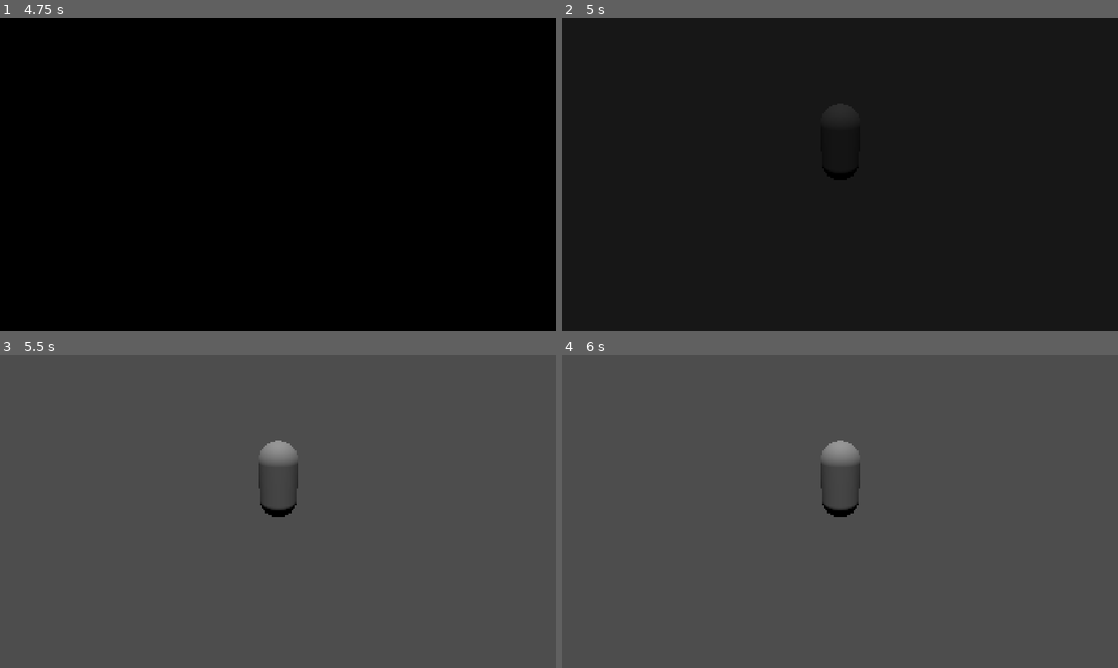
Above: before the commit, frames 1-4 (two rows, left to right).
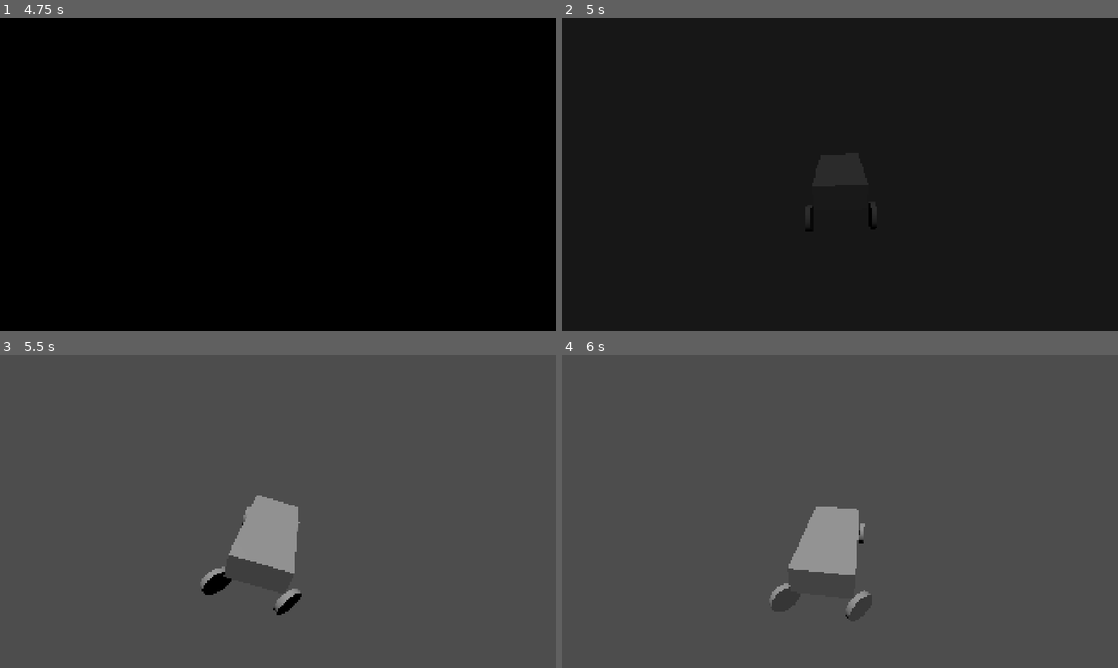
Above: after the commit, the same moments.

Repository: AldanaDiego/GameOff2025
Game: Godot game, scene res://scenes/main/scene_manager.tscn
Two runs of this game, one before a commit and one after it. Both use one fixed random seed, a clock stepped at 60 frames per second and the inputs below.
Inputs (mouse positions are in pixels of both pictures, inside the frame that each line leads up to):
- Up to frame 1 (4.75 s): tap Enter at 0.5 s; move the mouse to (400, 158) at 0.52 s; hold D (move_right) 0.53-1.28 s; tap Shift at 0.6, 3.6 s; click (400, 158) at 0.67 s; tap Space at 0.77, 1.52, 4.25, 4.52 s; move the mouse to (166, 190) at 1.27 s; hold S (move_down) 1.28-2 s; tap Ctrl at 1.35, 4.35 s; click "Start" at 2 s; click "Start" at 2.75 s; move the mouse to (333, 105) at 3.52 s; hold D (move_right) 3.53-4.28 s; move the mouse to (250, 237) at 4.27 s; hold W (move_up) from 4.28 s (still down); click (250, 237) at 4.42 s
- Up to frame 2 (5 s): keep holding W (move_up)
- Up to frame 3 (5.5 s): move the mouse to (444, 558) at 5.02 s; release W (move_up) at 5.03 s; hold A (move_left) from 5.03 s (still down); tap Shift at 5.1 s; tap Space at 5.27 s
- Up to frame 4 (6 s): keep holding A (move_left); move the mouse to (673, 464) at 5.77 s; tap Ctrl at 5.85 s

Frame 1 is identical in both runs. In frame 2, 0.3% of the frame differs, in the area x 46-54%, y 43-52%; in frame 3, 3.1%, in the area x 36-55%, y 27-84%; in frame 4, 2.8%.

Commit message:
Vehicle test

Diff:
--- a/project.godot
+++ b/project.godot
@@ -10,7 +10,7 @@
 
 [application]
 
-config/name="GodotTemplate"
+config/name="GameOff2025"
 run/main_scene="res://scenes/main/scene_manager.tscn"
 config/features=PackedStringArray("4.4", "GL Compatibility")
 config/icon="res://icon.svg"
--- a/scenes/game/game.tscn
+++ b/scenes/game/game.tscn
@@ -1,18 +1,24 @@
-[gd_scene load_steps=3 format=3 uid="uid://lsegrykfv1ap"]
+[gd_scene load_steps=4 format=3 uid="uid://lsegrykfv1ap"]
 
 [ext_resource type="Script" uid="uid://blaskxyf3wgol" path="res://scripts/game/game.gd" id="1_6eho4"]
+[ext_resource type="PackedScene" uid="uid://ih7uiwkwxfw" path="res://scenes/game/player.tscn" id="2_7h61r"]
 
-[sub_resource type="CapsuleMesh" id="CapsuleMesh_jnq3b"]
+[sub_resource type="BoxShape3D" id="BoxShape3D_7h61r"]
+size = Vector3(10, 0.5, 10)
 
 [node name="Game" type="Node3D"]
 script = ExtResource("1_6eho4")
-
-[node name="MeshInstance3D" type="MeshInstance3D" parent="."]
-transform = Transform3D(1, 0, 0, 0, 1, 0, 0, 0, 1, 0, 0.866344, 0)
-mesh = SubResource("CapsuleMesh_jnq3b")
 
 [node name="DirectionalLight3D" type="DirectionalLight3D" parent="."]
 transform = Transform3D(1, 0, 0, 0, 0.199761, 0.979845, 0, -0.979845, 0.199761, 0, 6.60092, 0)
 
 [node name="Camera3D" type="Camera3D" parent="."]
 transform = Transform3D(1, 0, 0, 0, 0.879483, 0.475931, 0, -0.475931, 0.879483, 0, 2.68025, 5.00432)
+
+[node name="Player" parent="." instance=ExtResource("2_7h61r")]
+
+[node name="Floor" type="StaticBody3D" parent="."]
+
+[node name="FloorCollision" type="CollisionShape3D" parent="Floor"]
+transform = Transform3D(1, 0, 0, 0, 1, 0, 0, 0, 1, 0, -0.25, 0)
+shape = SubResource("BoxShape3D_7h61r")
--- /dev/null
+++ b/scenes/game/player.tscn
@@ -0,0 +1,61 @@
+[gd_scene load_steps=5 format=3 uid="uid://ih7uiwkwxfw"]
+
+[ext_resource type="Script" uid="uid://dqud1a66373hr" path="res://scripts/game/player.gd" id="1_6w7gq"]
+
+[sub_resource type="BoxShape3D" id="BoxShape3D_6w7gq"]
+size = Vector3(1, 0.5, 2)
+
+[sub_resource type="BoxMesh" id="BoxMesh_dd427"]
+size = Vector3(1, 0.5, 2)
+
+[sub_resource type="CylinderMesh" id="CylinderMesh_u3rb4"]
+top_radius = 0.25
+bottom_radius = 0.25
+height = 0.1
+
+[node name="Player" type="VehicleBody3D"]
+script = ExtResource("1_6w7gq")
+
+[node name="CollisionShape3D" type="CollisionShape3D" parent="."]
+transform = Transform3D(1, 0, 0, 0, 1, 0, 0, 0, 1, 0, 0.7, 0)
+shape = SubResource("BoxShape3D_6w7gq")
+
+[node name="MeshInstance3D" type="MeshInstance3D" parent="."]
+transform = Transform3D(1, 0, 0, 0, 1, 0, 0, 0, 1, 0, 0.7, 0)
+mesh = SubResource("BoxMesh_dd427")
+
+[node name="VehicleWheel3D" type="VehicleWheel3D" parent="."]
+transform = Transform3D(1, 0, 0, 0, 1, 0, 0, 0, 1, 0.6, 0.25, 1)
+use_as_steering = true
+wheel_radius = 0.25
+
+[node name="MeshInstance3D" type="MeshInstance3D" parent="VehicleWheel3D"]
+transform = Transform3D(-4.37114e-08, -1, 0, 1, -4.37114e-08, 0, 0, 0, 1, 0, 0, 0)
+mesh = SubResource("CylinderMesh_u3rb4")
+
+[node name="VehicleWheel3D3" type="VehicleWheel3D" parent="."]
+transform = Transform3D(1, 0, 0, 0, 1, 0, 0, 0, 1, 0.6, 0.25, -1)
+use_as_traction = true
+wheel_radius = 0.25
+
+[node name="MeshInstance3D" type="MeshInstance3D" parent="VehicleWheel3D3"]
+transform = Transform3D(-4.37114e-08, -1, 0, 1, -4.37114e-08, 0, 0, 0, 1, 0, 0, 0)
+mesh = SubResource("CylinderMesh_u3rb4")
+
+[node name="VehicleWheel3D4" type="VehicleWheel3D" parent="."]
+transform = Transform3D(1, 0, 0, 0, 1, 0, 0, 0, 1, -0.6, 0.25, -1)
+use_as_traction = true
+wheel_radius = 0.25
+
+[node name="MeshInstance3D" type="MeshInstance3D" parent="VehicleWheel3D4"]
+transform = Transform3D(-4.37114e-08, -1, 0, 1, -4.37114e-08, 0, 0, 0, 1, 0, 0, 0)
+mesh = SubResource("CylinderMesh_u3rb4")
+
+[node name="VehicleWheel3D2" type="VehicleWheel3D" parent="."]
+transform = Transform3D(1, 0, 0, 0, 1, 0, 0, 0, 1, -0.6, 0.25, 1)
+use_as_steering = true
+wheel_radius = 0.25
+
+[node name="MeshInstance3D" type="MeshInstance3D" parent="VehicleWheel3D2"]
+transform = Transform3D(-4.37114e-08, -1, 0, 1, -4.37114e-08, 0, 0, 0, 1, 0, 0, 0)
+mesh = SubResource("CylinderMesh_u3rb4")
--- /dev/null
+++ b/scenes/game/stage.tscn
@@ -0,0 +1,6 @@
+[gd_scene load_steps=2 format=3 uid="uid://bxibfkingkd6"]
+
+[ext_resource type="Script" uid="uid://ck52uhic4tk4y" path="res://scripts/game/stage.gd" id="1_divbv"]
+
+[node name="Stage" type="Node3D"]
+script = ExtResource("1_divbv")
--- /dev/null
+++ b/scenes/game/weather.tscn
@@ -0,0 +1,6 @@
+[gd_scene load_steps=2 format=3 uid="uid://b62xhn2js0lry"]
+
+[ext_resource type="Script" uid="uid://dbcpq6blpipvh" path="res://scripts/game/weather.gd" id="1_74chp"]
+
+[node name="Weather" type="Node3D"]
+script = ExtResource("1_74chp")
--- a/scripts/game/game.gd
+++ b/scripts/game/game.gd
@@ -1 +1,4 @@
 class_name Game extends Node3D
+## Game manager
+
+#TODO implement tick timer and update weather and player (in order)
--- /dev/null
+++ b/scripts/game/player.gd
@@ -0,0 +1,17 @@
+class_name Player extends VehicleBody3D
+## Player movement and actions
+
+#TODO u.u
+
+const STEER_SPEED: float = 4
+const MAX_STEER: float = 0.8
+const ENGINE_POWER: float = 250
+
+func _physics_process(delta):
+    var steer_input: float = Input.get_axis("move_left", "move_right")
+    steer_input = steer_input if abs(steer_input) > GlobalConstants.JOYSTICK_DEADZONE else 0.0
+    steering = move_toward(steering, steer_input * MAX_STEER, delta * STEER_SPEED)
+
+    var accel_input: float = Input.get_axis("move_down", "move_up")
+    accel_input = accel_input if abs(accel_input) > GlobalConstants.JOYSTICK_DEADZONE else 0.0
+    engine_force = accel_input * ENGINE_POWER
--- /dev/null
+++ b/scripts/game/stage.gd
@@ -0,0 +1,4 @@
+class_name Stage extends Node3D
+## Contains all the props for the game world
+
+#TODO u.u
--- /dev/null
+++ b/scripts/game/weather.gd
@@ -0,0 +1,4 @@
+class_name Weather extends Node3D
+## Simulates day/night cycle, sunlight and temperature
+
+#TODO this one gonna be though u.u
Not shown, added: scripts/game/player.gd.uid
Not shown, added: scripts/game/stage.gd.uid
Not shown, added: scripts/game/weather.gd.uid
